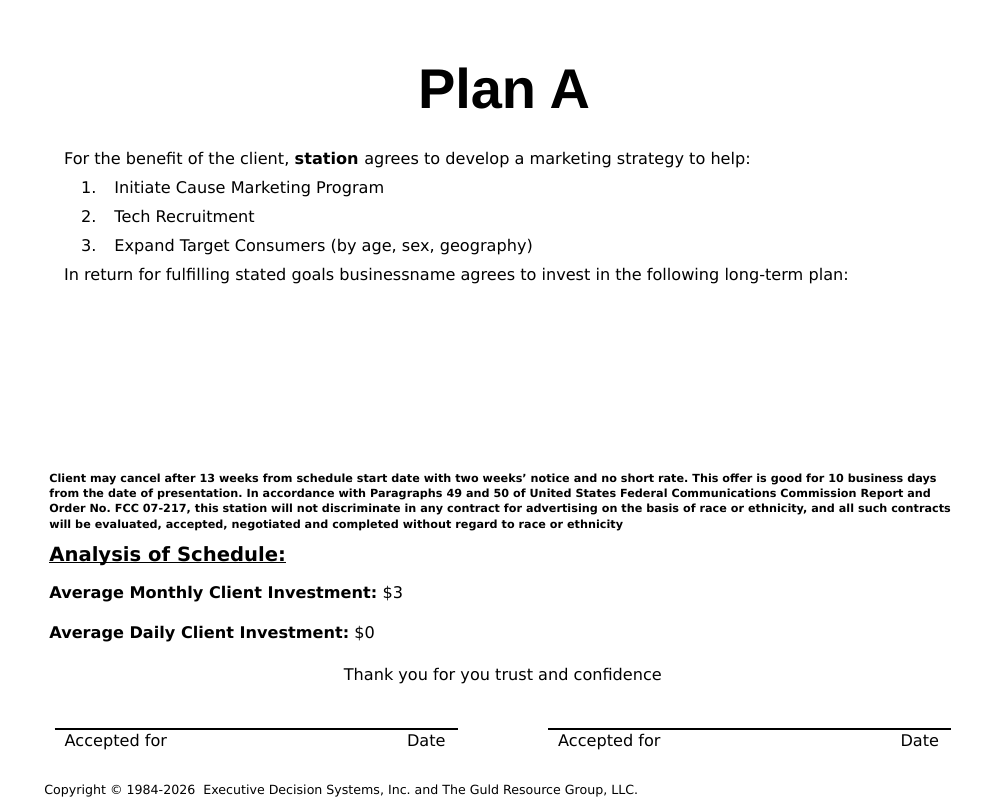
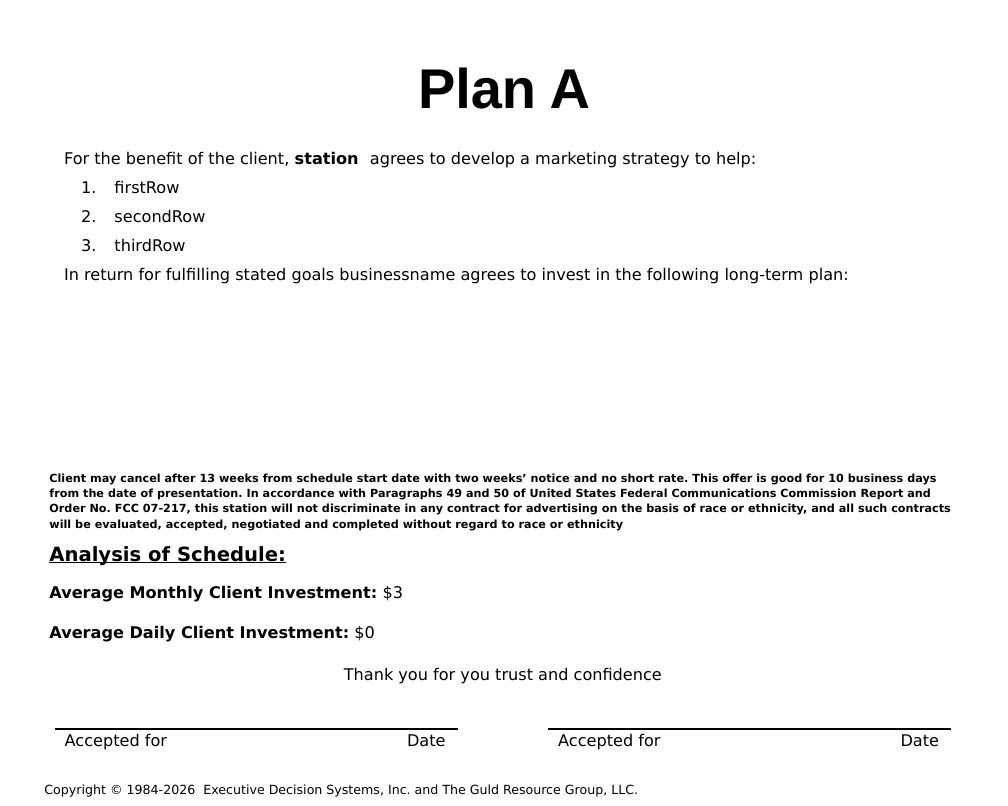
Before and after one commit to hintonandrew510/wizardfrontend, a slide deck: slide 34 of mavenprojectSCR/src/main/resources/powerpointtemplate/tv.pptx. Drawn at 1008x806 pixels with LibreOffice and Linux fonts; fonts in the diff are those of the drawing; background and template pictures are left out. Boxes give left, top, right and bottom in pixels: in the first picture for what was removed or moved away, otherwise in the second. Text is boxed around its words. In the diff, an @@ line names an element or a change of style, - is before the commit and + after.

```diff
--- a/mavenprojectSCR/src/main/resources/powerpointtemplate/tv.pptx
+++ b/mavenprojectSCR/src/main/resources/powerpointtemplate/tv.pptx
@@ text at [114,180,205,252]: text changed @@
-1. Initiate Cause Marketing Program
-2. Tech Recruitment
-3. Expand Target Consumers (by age, sex, geography)
+1. firstRow
+2. secondRow
+3. thirdRow
```
Also in this commit, not shown: 1 other slide changed, 4 other files.
